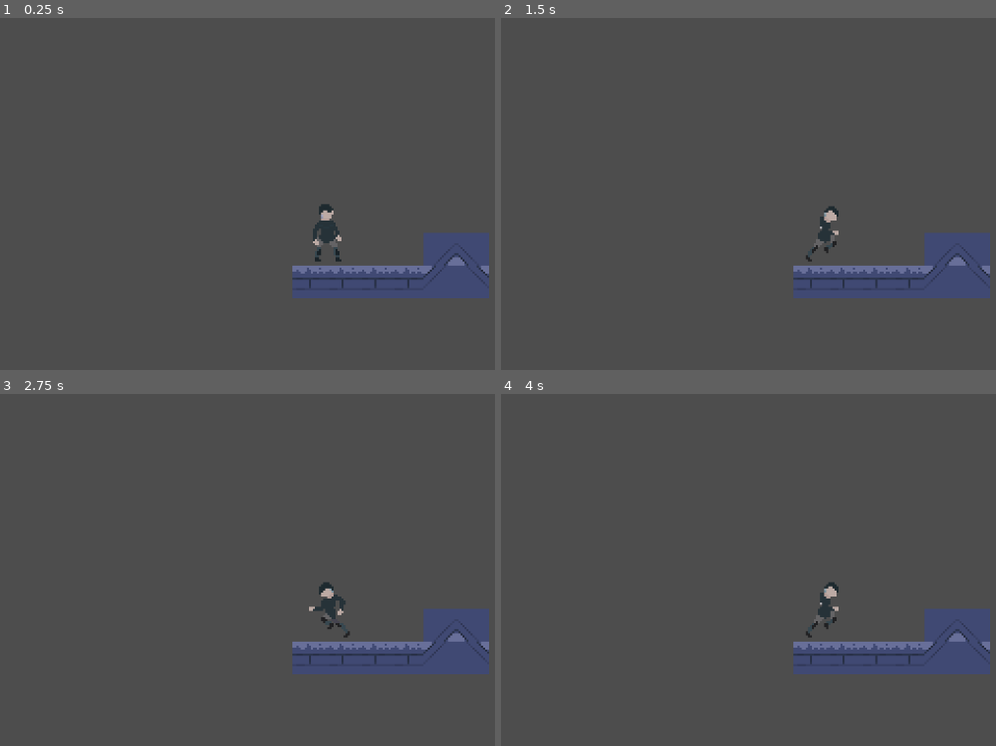
Above: before the commit, frames 1-4 (two rows, left to right).
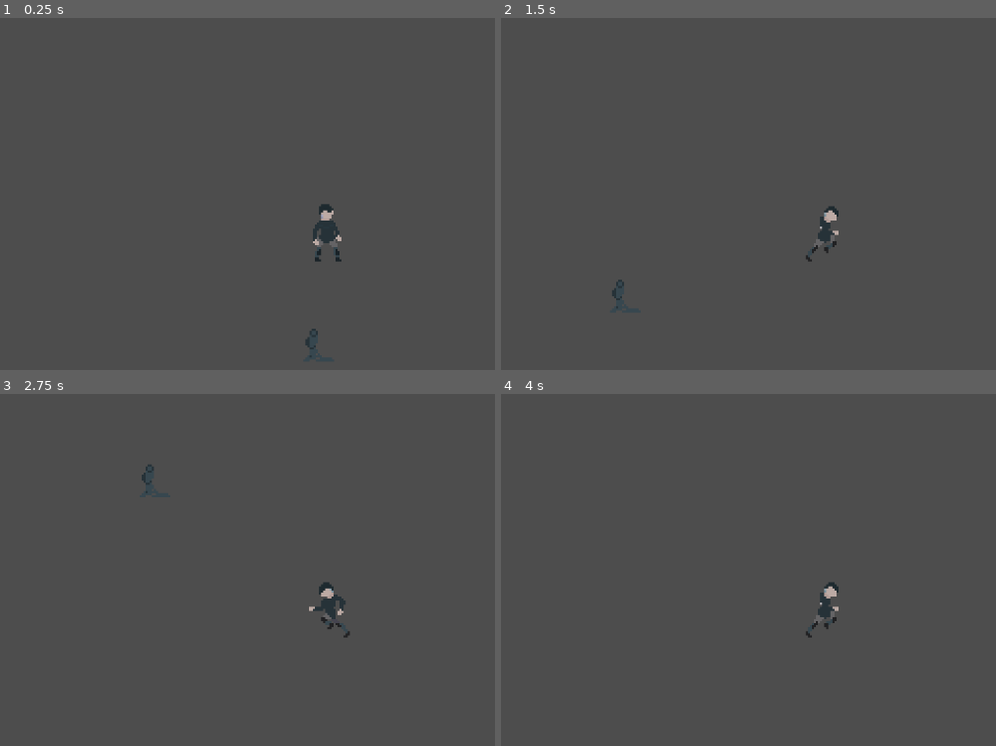
Above: after the commit, the same moments.

Repository: Ivanmaxx/Prosthesium
Game: Godot game, scene res://main.tscn
Same seed, same stepped clock (60 frames per second), same inputs: the game is played once before the commit and once after it.
Inputs (mouse positions are in pixels of both pictures, inside the frame that each line leads up to):
- Up to frame 1 (0.25 s): no input
- Up to frame 2 (1.5 s): tap Enter (ui_accept) at 0.5, 0.77 s; move the mouse to (outside the picture) at 0.52 s; press the mouse at (outside the picture) at 0.53 s; hold Right (ui_right) from 0.53 s (still down); move the mouse to (669, 253) at 1.27 s; release the mouse at (669, 253) at 1.28 s; tap E (item_use) at 1.35 s
- Up to frame 3 (2.75 s): tap Enter (ui_accept) at 1.52 s; move the mouse to (405, 510) at 2.02 s; release Right (ui_right) at 2.03 s; press the mouse at (405, 510) at 2.03 s; hold Left (ui_left) from 2.03 s (still down)
- Up to frame 4 (4 s): move the mouse to (788, 696) at 2.77 s; release Left (ui_left) at 2.78 s; release the mouse at (788, 696) at 2.78 s; hold Right (ui_right) from 2.78 s (still down); tap E (item_use) at 2.85 s; tap Enter (ui_accept) at 3.02, 3.77 s; move the mouse to (outside the picture) at 3.52 s; press the mouse at (outside the picture) at 3.53 s

The runs differ from the first frame. In frame 1, 4.8% of the frame differs, in the area x 59-99%, y 61-97%; in frame 2, 4.8%; in frame 3, 4.8%; in frame 4, 4.8%.

Commit message:
WIP leg. Commiting to pull from dev

Diff:
--- /dev/null
+++ b/Godot/Prosthesium/Leg_prosthesis.gd
@@ -0,0 +1,23 @@
+extends RigidBody2D
+
+
+# Called when the node enters the scene tree for the first time.
+func _ready():
+	pass # Replace with function body.
+
+
+# Called every frame. 'delta' is the elapsed time since the previous frame.
+func _process(delta):
+	pass
+
+func _on_Are_body_entered():
+	get_node("Sprite2D").visible = false
+	get_node("CollisionShape2D").disabled = true
+	$root/Playerstates.prostheses["leg"] = "basic"
+
+
+func _on_area_2d_area_entered(area):
+	if area.is_in_group("player"):
+		get_node("Sprite2D").visible = false
+		get_node("CollisionShape2D").disabled = true
+		$/root/Playerstates.prostheses["leg"] = "basic"
--- a/Godot/Prosthesium/Leg_prosthesis.tscn
+++ b/Godot/Prosthesium/Leg_prosthesis.tscn
@@ -1,18 +1,33 @@
-[gd_scene load_steps=3 format=3 uid="uid://ixenrq8mi4cu"]
+[gd_scene load_steps=5 format=3 uid="uid://ixenrq8mi4cu"]
 
-[ext_resource type="Texture2D" uid="uid://bg5l7x8eltw03" path="res://eshkere/legs..png" id="1_luqu8"]
+[ext_resource type="Texture2D" uid="uid://bg5l7x8eltw03" path="res://assets/legs..png" id="1_88lsn"]
+[ext_resource type="Script" path="res://Leg_prosthesis.gd" id="1_hjmpb"]
 
-[sub_resource type="SpriteFrames" id="SpriteFrames_xpy3f"]
-animations = [{
-"frames": [{
-"duration": 1.0,
-"texture": ExtResource("1_luqu8")
-}],
-"loop": true,
-"name": &"default",
-"speed": 5.0
-}]
+[sub_resource type="RectangleShape2D" id="RectangleShape2D_t1osp"]
+size = Vector2(13, 16.8333)
 
-[node name="AnimatedSprite2D" type="AnimatedSprite2D"]
+[sub_resource type="RectangleShape2D" id="RectangleShape2D_wxd0h"]
+size = Vector2(14.3333, 18)
+
+[node name="RigidBody2D" type="RigidBody2D"]
+script = ExtResource("1_hjmpb")
+
+[node name="CollisionShape2D" type="CollisionShape2D" parent="."]
+position = Vector2(2.5, -12.75)
 scale = Vector2(3, 3)
-sprite_frames = SubResource("SpriteFrames_xpy3f")
+shape = SubResource("RectangleShape2D_t1osp")
+
+[node name="Sprite2D" type="Sprite2D" parent="."]
+position = Vector2(-2, -38)
+scale = Vector2(3, 3)
+texture = ExtResource("1_88lsn")
+
+[node name="Area2D" type="Area2D" parent="." groups=["prosth_leg"]]
+scale = Vector2(3, 3)
+
+[node name="CollisionShape2D" type="CollisionShape2D" parent="Area2D"]
+position = Vector2(0.833333, -4.33333)
+shape = SubResource("RectangleShape2D_wxd0h")
+
+[connection signal="area_entered" from="Area2D" to="." method="_on_area_2d_area_entered"]
+[connection signal="body_entered" from="Area2D" to="." method="_on_area_2d_body_entered"]
--- a/Godot/Prosthesium/Player.tscn
+++ b/Godot/Prosthesium/Player.tscn
@@ -124,7 +124,7 @@
 [sub_resource type="RectangleShape2D" id="RectangleShape2D_grjey"]
 size = Vector2(32, 69)
 
-[node name="CharacterBody2D" type="CharacterBody2D"]
+[node name="CharacterBody2D" type="CharacterBody2D" groups=["player"]]
 script = ExtResource("1_m82r6")
 
 [node name="Camera2D" type="Camera2D" parent="."]
--- a/Godot/Prosthesium/main.tscn
+++ b/Godot/Prosthesium/main.tscn
@@ -1,9 +1,10 @@
-[gd_scene load_steps=7 format=3 uid="uid://dhac2qrxs64ro"]
+[gd_scene load_steps=8 format=3 uid="uid://dhac2qrxs64ro"]
 
 [ext_resource type="PackedScene" uid="uid://buumvlnlhud6a" path="res://Player.tscn" id="1_lix84"]
 [ext_resource type="Script" path="res://main.gd" id="1_r5fy2"]
 [ext_resource type="PackedScene" uid="uid://do6wha46ye4hc" path="res://tile_map.tscn" id="3_bk1wh"]
 [ext_resource type="Texture2D" uid="uid://ngryic3tq3cp" path="res://assets/tileset.png" id="4_5furr"]
+[ext_resource type="PackedScene" uid="uid://ixenrq8mi4cu" path="res://Leg_prosthesis.tscn" id="5_bbf4b"]
 
 [sub_resource type="TileSetAtlasSource" id="TileSetAtlasSource_s8ke3"]
 texture = ExtResource("4_5furr")
@@ -77,4 +78,6 @@
 
 [node name="TileMap" parent="CharacterBody2D" instance=ExtResource("3_bk1wh")]
 tile_set = SubResource("TileSet_22xe0")
-layer_0/tile_data = PackedInt32Array(131071, 589824, 3, 65536, 589824, 3, 65537, 589824, 3, 65538, 589824, 3, 65539, 655360, 3, 3, 524288, 1, 4, 655360, 1, 65540, 524288, 3)
+
+[node name="RigidBody2D" parent="." instance=ExtResource("5_bbf4b")]
+position = Vector2(-78, 136)
--- /dev/null
+++ b/Godot/Prosthesium/playestates.gd
@@ -0,0 +1,11 @@
+extends Node
+
+var prostheses = {"head": "", "torso": "", "righthand": "", "lefthand": "", "leg": ""}
+# Called when the node enters the scene tree for the first time.
+func _ready():
+	pass # Replace with function body.
+
+
+# Called every frame. 'delta' is the elapsed time since the previous frame.
+func _process(delta):
+	pass
--- a/Godot/Prosthesium/project.godot
+++ b/Godot/Prosthesium/project.godot
@@ -13,6 +13,10 @@
 config/name="Prosthesium"
 run/main_scene="res://main.tscn"
 config/features=PackedStringArray("4.2")
+
+[autoload]
+
+Playestates="*res://playestates.gd"
 
 [display]
 
--- /dev/null
+++ b/Godot/Prosthesium/static_body_2d.tscn
@@ -0,0 +1,15 @@
+[gd_scene load_steps=3 format=3 uid="uid://btplqvh6mc0yj"]
+
+[ext_resource type="Texture2D" uid="uid://bg5l7x8eltw03" path="res://assets/legs..png" id="1_k3xw0"]
+
+[sub_resource type="RectangleShape2D" id="RectangleShape2D_4fl3i"]
+size = Vector2(10, 16)
+
+[node name="StaticBody2D" type="StaticBody2D"]
+
+[node name="CollisionShape2D" type="CollisionShape2D" parent="."]
+position = Vector2(-1, 8)
+shape = SubResource("RectangleShape2D_4fl3i")
+
+[node name="Sprite2D" type="Sprite2D" parent="."]
+texture = ExtResource("1_k3xw0")
